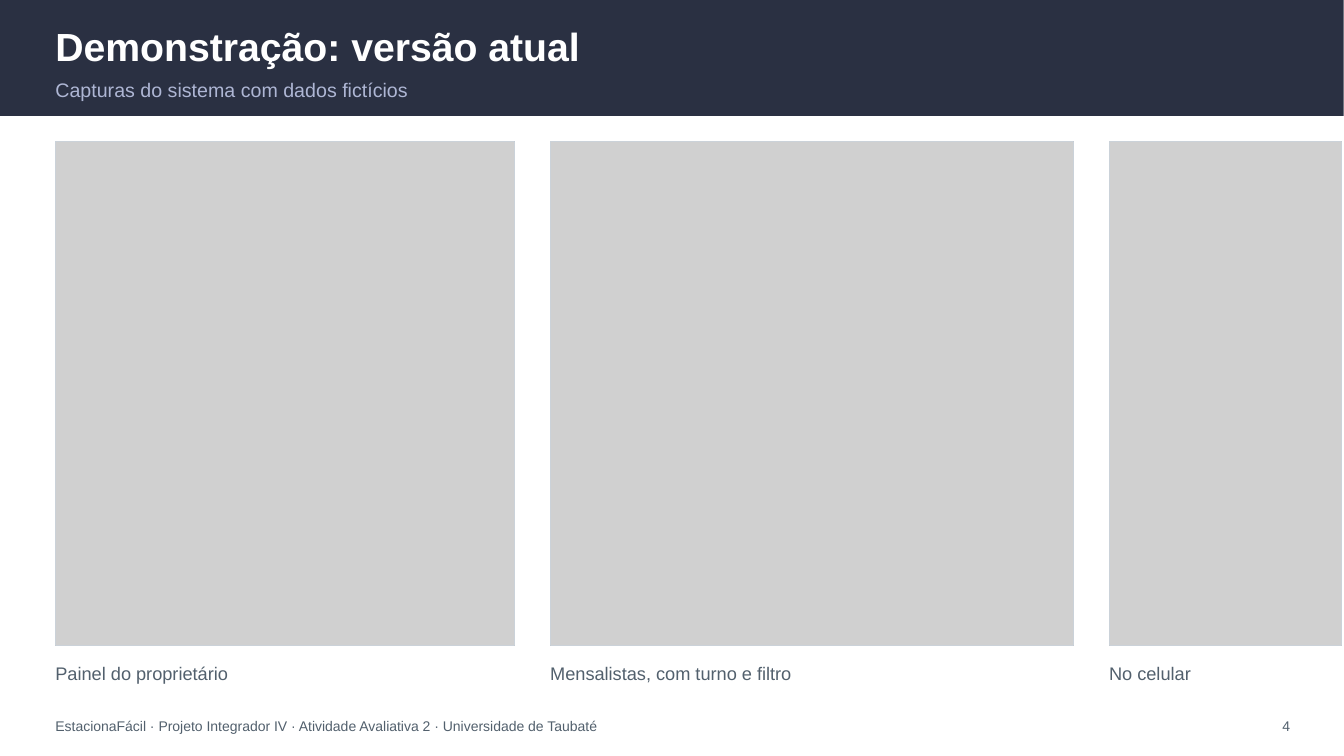
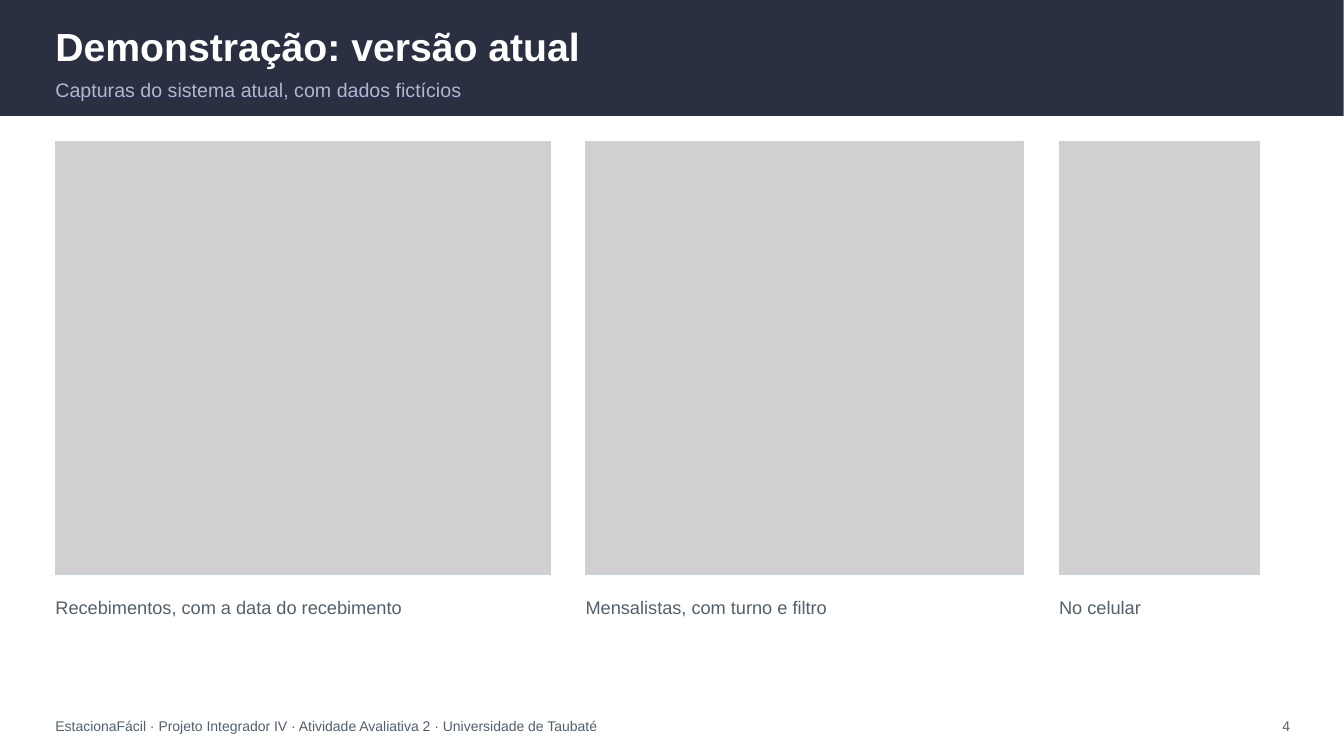
Before and after one commit to lotufo22/estaciona-facil, a slide deck: slide 4 of docs/atividade-2/EstacionaFacil-Apresentacao-Atividade-2.pptx. Drawn at 1344x756 pixels with LibreOffice and Linux fonts; fonts in the diff are those of the drawing; grey boxes stand for pictures. Boxes give left, top, right and bottom in pixels: in the first picture for what was removed or moved away, otherwise in the second. Text is boxed around its words. In the diff, an @@ line names an element or a change of style, - is before the commit and + after.

Commit message:
docs: relatório e slides da Atividade 2 atualizados (estorno, data, redesign e homologação) e capturas do manual com o novo visual

```diff
--- a/docs/atividade-2/EstacionaFacil-Apresentacao-Atividade-2.pptx
+++ b/docs/atividade-2/EstacionaFacil-Apresentacao-Atividade-2.pptx
@@ text at [55, 82, 461, 101]: text changed @@
-Capturas do sistema com dados fictícios
+Capturas do sistema atual, com dados fictícios
@@ picture: place and size @@
-picture at [55, 141, 515, 645]
+picture at [55, 141, 551, 575]
@@ rectangle: place and size @@
-rectangle at [55, 141, 515, 645]
+rectangle at [55, 141, 551, 575]
@@ rectangle: place and size @@
-rectangle at [551, 141, 1074, 645]
+rectangle at [586, 141, 1024, 575]
@@ picture: place and size @@
-picture at [551, 141, 1074, 645]
+picture at [586, 141, 1024, 575]
@@ rectangle: place and size @@
-rectangle at [1109, 141, 1342, 645]
+rectangle at [1060, 141, 1260, 575]
@@ picture: place and size @@
-picture at [1109, 141, 1342, 645]
+picture at [1060, 141, 1260, 575]
@@ text "Mensalistas, com turno e filtro": place and size @@
-text "Mensalistas, com turno e filtro" at [550, 667, 791, 683]
+text "Mensalistas, com turno e filtro" at [586, 601, 827, 617]
@@ text "No celular": place and size @@
-text "No celular" at [1109, 667, 1191, 680]
+text "No celular" at [1059, 601, 1141, 614]
@@ text at [55, 601, 402, 617]: text changed @@
-Painel do proprietário
+Recebimentos, com a data do recebimento
```
Also in this commit, not shown: 5 other slides changed, 17 other files.
